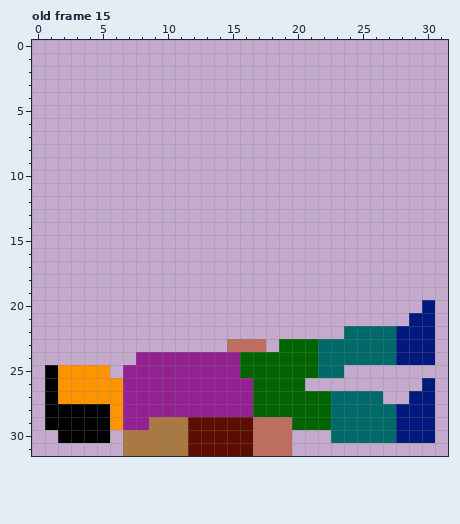
Edited in one commit: animated GIF sprite (resources/animations/man.png). This is how it looked before the edit.
The file is 32x32 pixels, 16 frames. Shown: old frame 15. The commit also changed other frames, which this record leaves out.
Now the later version:
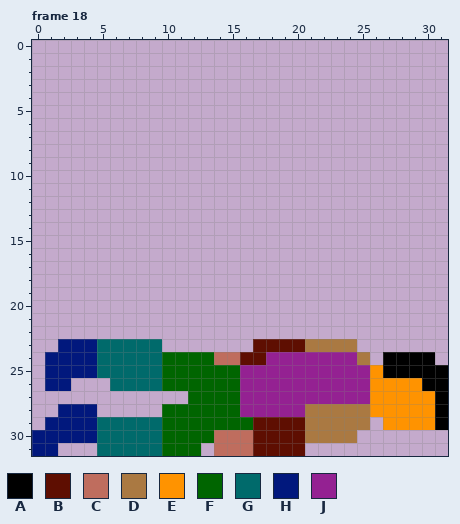
Palette (. is transparent): A #000000  B #5e0e01  C #bf6d5e  D #aa7942  E #ff9300  F #006500  G #006a6b  H #01187d  J #942192
A new or re-ordered frame is compared with the old frame closest to it.
Commit message: Death animation
Diff:
frames 16 -> 18
--- frame 18 is new; against old frame 15
@@ x 0..31 @@
 19 ................................
-20 ..............................H.
-21 .............................HH.
-22 ........................GGGGHHH.
-23 ...............CCC.FFFGGGGGGHHH.
-24 ........JJJJJJJJFFFFFFGGGGGGHHH.
-25 .AEEEE.JJJJJJJJJFFFFFFGG........
-26 .AEEEEEJJJJJJJJJJFFFF.........H.
-27 .AEEEEEJJJJJJJJJJFFFFFFGGGG..HH.
-28 .AAAAAEJJJJJJJJJJFFFFFFGGGGGHHH.
-29 .AAAAAEJJDDDBBBBBCCCFFFGGGGGHHH.
-30 ..AAAA.DDDDDBBBBBCCC...GGGGGHHH.
-31 .......DDDDDBBBBBCCC............
+20 ................................
+21 ................................
+22 ................................
+23 ..HHHGGGGG.......BBBBDDDD.......
+24 .HHHHGGGGGFFFFCCBBJJJJJJJD.AAAA.
+25 .HHHHGGGGGFFFFFFJJJJJJJJJJEAAAAA
+26 .HH...GGGGFFFFFFJJJJJJJJJJEEEEAA
+27 ............FFFFJJJJJJJJJJEEEEEA
+28 ..HHH.....FFFFFFJJJJJDDDDDEEEEEA
+29 .HHHHGGGGGFFFFFFFBBBBDDDDD.EEEEA
+30 HHHHHGGGGGFFFFCCCBBBBDDDD.......
+31 HH...GGGGGFFF.CCCBBBB...........
Changed places in both pictures, as pixel boxes (x1, y1, x2, y2):
changed: (32, 300, 448, 456)
